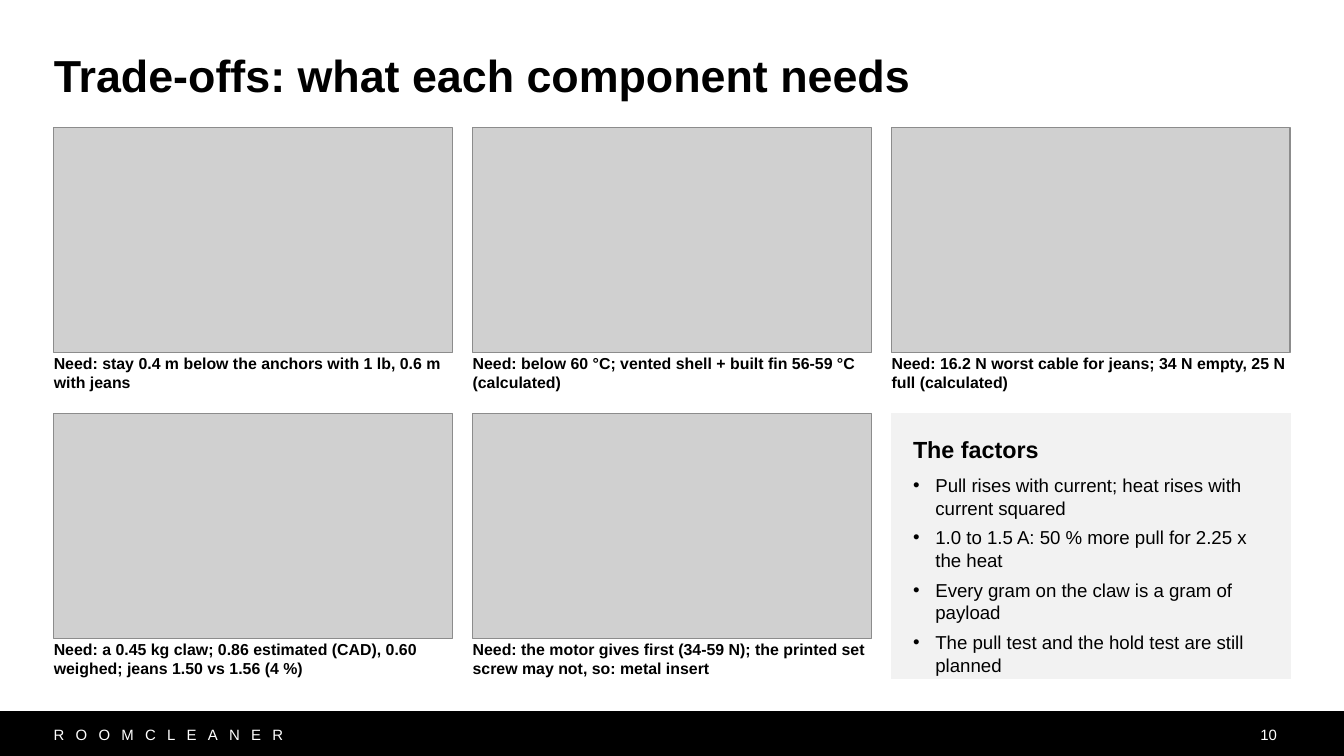
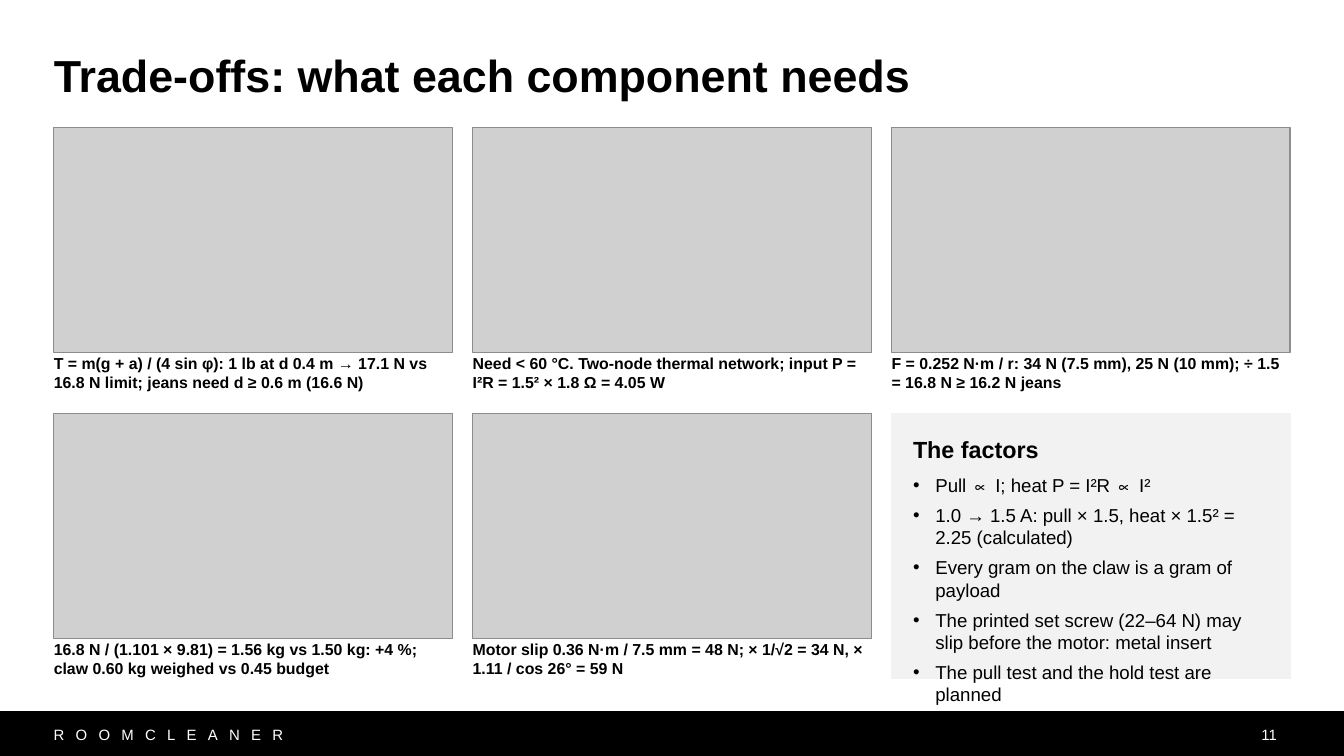
Before and after one commit to Jaspario1199/RoomCleaner, a slide deck: slide 11 of docs/presentation/deck_v10/RoomCleaner_Buntinx_v10.pptx (slide 10 before the commit). Drawn at 1344x756 pixels with LibreOffice and Linux fonts; fonts in the diff are those of the drawing; grey boxes stand for pictures. Boxes give left, top, right and bottom in pixels: in the first picture for what was removed or moved away, otherwise in the second. Text is boxed around its words. In the diff, an @@ line names an element or a change of style, - is before the commit and + after.

```diff
--- a/docs/presentation/deck_v10/RoomCleaner_Buntinx_v10.pptx
+++ b/docs/presentation/deck_v10/RoomCleaner_Buntinx_v10.pptx
@@ text at bbox=[54, 357, 427, 392]: text changed @@
-Need: stay 0.4 m below the anchors with 1 lb, 0.6 m with jeans
+T = m(g + a) / (4 sin φ): 1 lb at d 0.4 m → 17.1 N vs 16.8 N limit; jeans need d ≥ 0.6 m (16.6 N)
@@ text at bbox=[473, 357, 843, 388]: text changed @@
-Need: below 60 °C; vented shell + built fin 56-59 °C (calculated)
+Need < 60 °C. Two-node thermal network; input P = I²R = 1.5² × 1.8 Ω = 4.05 W
@@ text at bbox=[892, 357, 1279, 392]: text changed @@
-Need: 16.2 N worst cable for jeans; 34 N empty, 25 N full (calculated)
+F = 0.252 N·m / r: 34 N (7.5 mm), 25 N (10 mm); ÷ 1.5 = 16.8 N ≥ 16.2 N jeans
@@ text in rectangle at bbox=[935, 478, 1219, 548]: text changed @@
-• Pull rises with current; heat rises with current squared
-• 1.0 to 1.5 A: 50 % more pull for 2.25 x the heat
+• Pull ∝ I; heat P = I²R ∝ I²
+• 1.0 → 1.5 A: pull × 1.5, heat × 1.5² = 2.25 (calculated)
@@ text in rectangle at bbox=[935, 613, 1241, 683]: text changed @@
-• The pull test and the hold test are still planned
+• The printed set screw (22–64 N) may slip before the motor: metal insert
+• The pull test and the hold test are planned
@@ text at bbox=[54, 643, 393, 678]: text changed @@
-Need: a 0.45 kg claw; 0.86 estimated (CAD), 0.60 weighed; jeans 1.50 vs 1.56 (4 %)
+16.8 N / (1.101 × 9.81) = 1.56 kg vs 1.50 kg: +4 %; claw 0.60 kg weighed vs 0.45 budget
@@ text at bbox=[473, 642, 849, 674]: text changed @@
-Need: the motor gives first (34-59 N); the printed set screw may not, so: metal insert
+Motor slip 0.36 N·m / 7.5 mm = 48 N; × 1/√2 = 34 N, × 1.11 / cos 26° = 59 N
@@ page number at bbox=[1261, 729, 1277, 740]: text changed @@
-10
+11
```
Also in this commit, not shown: 9 other slides changed, 3 slides added, 2 slides removed, 9 other files.
